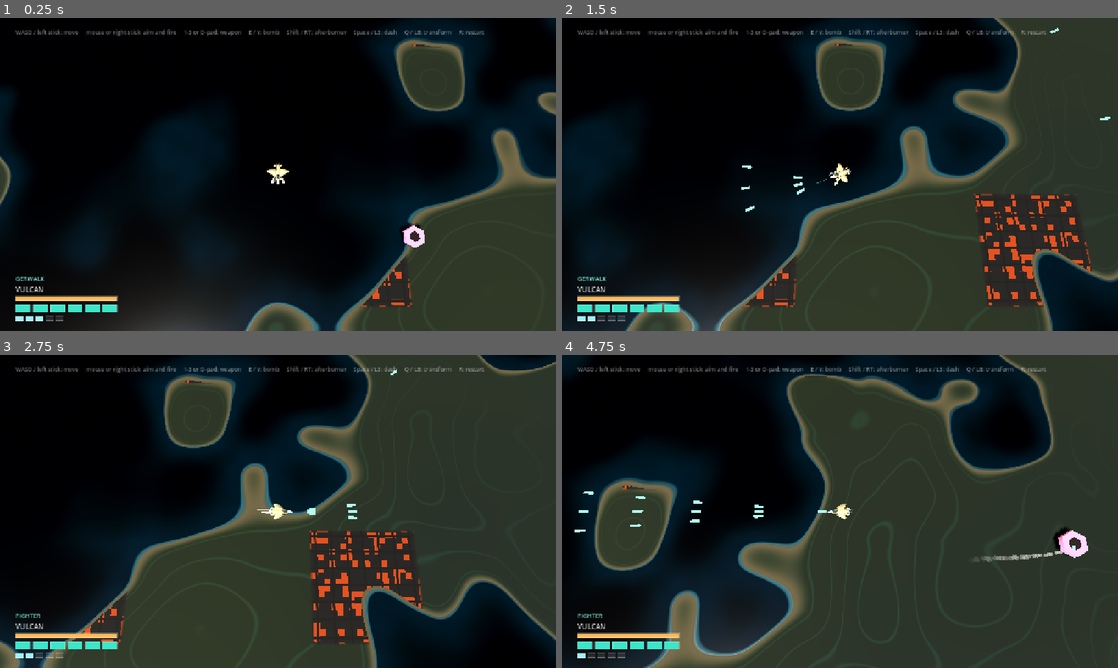
Above: before the commit, frames 1-4 (two rows, left to right).
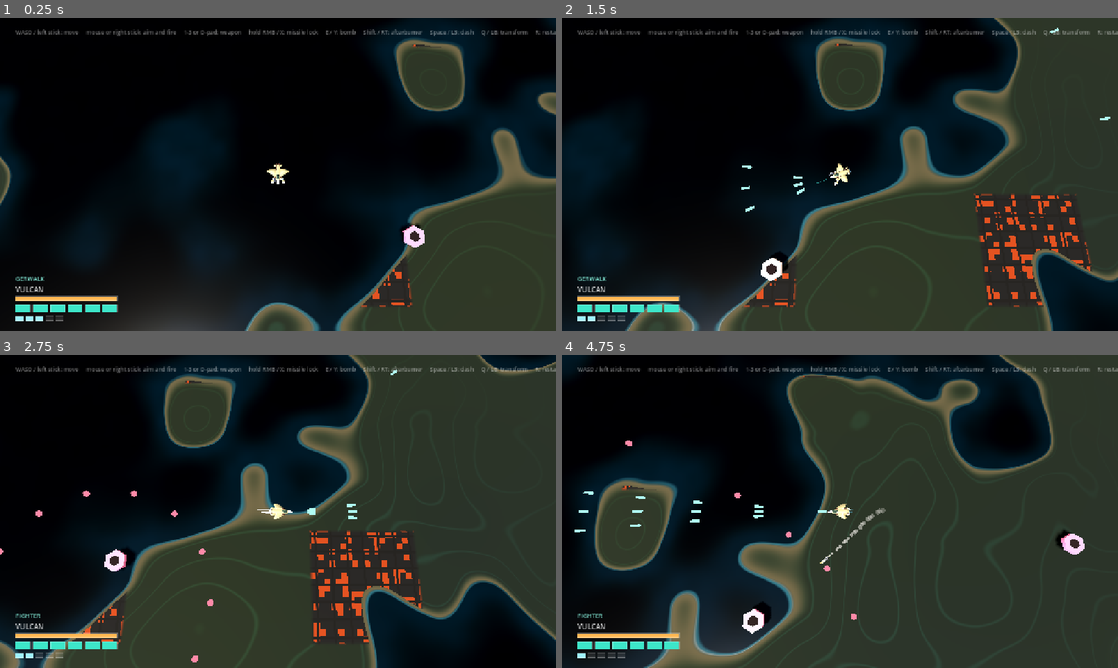
Above: after the commit, the same moments.

Repository: jlortegacares/gerwalk
Game: Godot game, scene res://levels/arena/arena.tscn
The game is run twice, just before and just after one commit, with the same random seed, the same clock (stepped at 60 frames per second) and the same inputs.
Inputs (mouse positions are in pixels of both pictures, inside the frame that each line leads up to):
- Up to frame 1 (0.25 s): no input
- Up to frame 2 (1.5 s): move the mouse to (962, 158) at 0.52 s; hold D (move_right) 0.53-1.25 s; tap E (bomb) at 0.6 s; click (962, 158) at 0.67 s; tap Space (dash) at 0.8 s; drag from (728, 190) to (812, 237) at 1.27 s
- Up to frame 3 (2.75 s): move the mouse to (333, 442) at 2.02 s; press the mouse at (333, 442) at 2.03 s; hold D (move_right) from 2.03 s (still down); tap Q (transform) at 2.3 s
- Up to frame 4 (4.75 s): release D (move_right) at 2.75 s; release the mouse at (895, 442) at 2.75 s; drag from (812, 574) to (673, 464) at 2.77 s; move the mouse to (1006, 558) at 3.52 s; hold A (move_left) 3.53-4.25 s; hold Right mouse button (missile, bound only after the commit) 3.53-4.25 s; click (1006, 558) at 3.67 s; tap E (bomb) at 3.8 s; tap R (restart) at 4.15 s; drag from (673, 464) to (756, 433) at 4.27 s

The runs differ from the first frame. In frame 1, 0.4% of the frame differs, in the area x 44-100%, y 3-6%; in frame 2, 0.7%; in frame 3, 0.8%; in frame 4, 1.4%, in the area x 11-100%, y 3-90%.

Commit message:
feat: turn the missile rack into a forward radar
Holding the missile button marks one enemy at a time inside a 55 degree
forward cone, up to six, and releasing fires one missile per mark. The old
automatic clock is gone: nothing launches without the button.

A 0.45 s salvo cooldown keeps tapping from beating held time, marks are
pruned when their target dies or leaves the cone, and every mark carries a
reticle so the hold is visible.

Diff:
--- a/combat/arsenal.gd
+++ b/combat/arsenal.gd
@@ -59,15 +59,25 @@
 const FIGHTER_SPEED_MULTIPLIER: float = 1.35
 const FIGHTER_VULCAN_SPREAD_DEGREES: float = 4.0
 
-## Missiles: automatic, one launch per interval, alternating wings. The launch
-## angle matters as much as the turn rate: a missile that leaves straight ahead
-## has no visible curve, and the curve is what sells the guidance.
-const MISSILE_INTERVAL: float = 1.6
+## Missiles: a forward radar and a salvo, not a clock. Holding the missile button
+## marks one enemy at a time inside the radar cone; releasing pays out one missile
+## per mark. The launch angle matters as much as the turn rate: a missile that
+## leaves straight ahead has no visible curve, and the curve is what sells the
+## guidance.
 const MISSILE_SPEED: float = 34.0
 const MISSILE_DAMAGE: int = 4
 const MISSILE_SIZE: Vector3 = Vector3(0.46, 0.38, 1.9)
 const MISSILE_TURN_RATE: float = 2.8
 const MISSILE_RANGE: float = 48.0
+## Half-angle of the forward radar around the aim. Wide enough to sweep a turning
+## fight, narrow enough that the lock is still a forward decision.
+const MISSILE_RADAR_CONE_DEGREES: float = 55.0
+## Held time per mark: six marks take just under a second of commitment.
+const MISSILE_LOCK_INTERVAL: float = 0.16
+const MISSILE_MAX_LOCKS: int = 6
+## After a salvo the rack is empty for a moment. This is what keeps mashing the
+## button from beating the hold: six taps would otherwise outrun six marks.
+const MISSILE_SALVO_COOLDOWN: float = 0.45
 const MISSILE_LAUNCH_AHEAD: float = 0.3
 const MISSILE_LAUNCH_SIDE: float = 0.9
 const MISSILE_LAUNCH_ANGLE_DEGREES: float = 14.0
--- /dev/null
+++ b/combat/lock_reticle.gd
@@ -0,0 +1,45 @@
+class_name LockReticle
+extends MeshInstance3D
+## World-space mark on an enemy the forward radar has locked.
+##
+## It is parented to the enemy on purpose: a mark dies with its target instead of
+## lingering over a dead unit, and it follows the turret while it moves. The ring
+## lies flat on the play plane above the body, which is what an angled camera
+## reads as a ring around the unit instead of a line through it.
+
+const RADIUS: float = 2.3
+const THICKNESS: float = 0.14
+const HEIGHT: float = 1.5
+const COLOR: Color = Color(1.0, 0.85, 0.45, 1.0)
+const PULSE_SPEED: float = 7.0
+const PULSE_DEPTH: float = 0.05
+
+var _age: float = 0.0
+
+
+func _ready() -> void:
+	add_to_group(&"lock_reticle")
+	position.y = HEIGHT
+
+	var torus: TorusMesh = TorusMesh.new()
+	torus.inner_radius = RADIUS - THICKNESS
+	torus.outer_radius = RADIUS
+	torus.rings = 12
+	torus.ring_segments = 24
+	mesh = torus
+
+	var material: StandardMaterial3D = StandardMaterial3D.new()
+	material.shading_mode = BaseMaterial3D.SHADING_MODE_UNSHADED
+	material.albedo_color = COLOR
+	material.emission_enabled = true
+	material.emission = COLOR
+	material.emission_energy_multiplier = 1.8
+	material_override = material
+
+	cast_shadow = GeometryInstance3D.SHADOW_CASTING_SETTING_OFF
+
+
+func _process(delta: float) -> void:
+	_age += delta
+	# The pulse is the difference between a live mark and a piece of scenery.
+	scale = Vector3.ONE * (1.0 + sin(_age * PULSE_SPEED) * PULSE_DEPTH)
--- a/common/global_event_bus.gd
+++ b/common/global_event_bus.gd
@@ -7,6 +7,7 @@
 signal player_weapon_changed(weapon_name: String)
 signal player_mode_changed(mode_name: String)
 signal player_bombs_changed(current: int, maximum: int)
+signal player_missile_locks_changed(current: int, maximum: int)
 signal player_died
 signal enemy_killed
 signal camera_shake_requested(strength: float)
--- a/entities/player/player.gd
+++ b/entities/player/player.gd
@@ -703,13 +703,19 @@
 	if Input.is_action_just_pressed(&"bomb") and _transform_time <= 0.0:
 		_weapons.fire_bomb(global_position)
 
+	# The missile rack is a hold, not a press: the button marks while it is down and
+	# pays out when it comes up. Transform takes the rack offline with everything
+	# else the ship fires.
+	var wants_missile: bool = Input.is_action_pressed(&"missile") and _transform_time <= 0.0
+
 	_weapons.tick(
 		delta,
 		global_position,
 		global_position + _aim_direction * MUZZLE_DISTANCE,
 		_aim_direction,
 		wants_fire,
-		_mode == Mode.FIGHTER
+		_mode == Mode.FIGHTER,
+		wants_missile
 	)
 
 
--- a/entities/player/weapon_system.gd
+++ b/entities/player/weapon_system.gd
@@ -14,7 +14,11 @@
 var _beam: Node3D
 
 var _missile_cooldown: float = 0.0
+var _missile_lock_timer: float = 0.0
 var _missiles_fired: int = 0
+## Enemies the forward radar currently holds, in the order they were marked. One
+## missile leaves per entry when the button comes up.
+var _locks: Array[Enemy] = []
 
 ## Fighter mode is a profile, not a different arsenal: the same three archetypes
 ## keep their identity and only lose the freedom to point anywhere but forward.
@@ -69,17 +73,17 @@
 	muzzle: Vector3,
 	direction: Vector3,
 	wants_fire: bool,
-	fighter: bool = false
+	fighter: bool = false,
+	wants_missile: bool = false
 ) -> void:
 	_fighter = fighter
 	_cooldown = maxf(_cooldown - delta, 0.0)
-	_missile_cooldown = maxf(_missile_cooldown - delta, 0.0)
 	# The beam is a fire-time visual: every frame it is not being drawn stays off,
 	# which covers switching weapons mid-burst without a special case.
 	_beam.visible = false
 	if not wants_fire:
 		_laser_tick = 0.0
-		_tick_missiles(origin, direction)
+		_tick_missiles(delta, origin, direction, wants_missile)
 		return
 
 	match _kind:
@@ -90,7 +94,7 @@
 		Arsenal.Kind.PLASMA:
 			_fire_plasma(muzzle, direction)
 
-	_tick_missiles(origin, direction)
+	_tick_missiles(delta, origin, direction, wants_missile)
 
 
 func _fire_vulcan(muzzle: Vector3, direction: Vector3) -> void:
@@ -183,13 +187,17 @@
 ## Nearest turret inside the cone, or null. A lock that ignored the cone would be
 ## an aimbot: the player must at least point the ship at the fight.
 func _nearest_enemy(
-	origin: Vector3, direction: Vector3, max_range: float, cone_degrees: float
+	origin: Vector3,
+	direction: Vector3,
+	max_range: float,
+	cone_degrees: float,
+	exclude: Array = []
 ) -> Node3D:
 	var best: Node3D = null
 	var best_distance: float = max_range
 	for node in get_tree().get_nodes_in_group(&"enemy"):
 		var enemy: Node3D = node as Node3D
-		if enemy == null:
+		if enemy == null or exclude.has(enemy):
 			continue
 		var to_enemy: Vector3 = enemy.global_position - origin
 		to_enemy.y = 0.0
@@ -231,25 +239,144 @@
 	)
 
 
-## Missiles are passive: they need no input, only a target in range. They launch
-## from alternating wings at an outward angle so the guidance curve is visible
-## from the first frame instead of looking like a straight shot.
-func _tick_missiles(origin: Vector3, direction: Vector3) -> void:
+## How many enemies the forward radar holds right now. The HUD reads it through
+## the bus and the smoke test asserts against it.
+func lock_count() -> int:
+	return _locks.size()
+
+
+func max_locks() -> int:
+	return Arsenal.MISSILE_MAX_LOCKS
+
+
+## The rack is a radar, not a clock. Holding the button marks one enemy per
+## MISSILE_LOCK_INTERVAL inside the forward cone; releasing pays out one missile
+## per mark. With the button up, nothing fires at all.
+##
+## The salvo cooldown is what makes the hold worth anything: without it, six taps
+## would arm and fire faster than six marks of held time.
+func _tick_missiles(
+	delta: float, origin: Vector3, direction: Vector3, wants_lock: bool
+) -> void:
+	_missile_cooldown = maxf(_missile_cooldown - delta, 0.0)
+	# A mark is only worth what the radar can still see, so the cone is re-checked
+	# every frame instead of only when the mark is made.
+	_prune_locks(origin, direction)
+
 	if _missile_cooldown > 0.0:
 		return
 
-	var target: Node3D = _nearest_enemy(origin, direction, Arsenal.MISSILE_RANGE, 180.0)
+	if not wants_lock:
+		_missile_lock_timer = 0.0
+		if not _locks.is_empty():
+			_fire_salvo(origin, direction)
+		return
+
+	if _locks.size() >= Arsenal.MISSILE_MAX_LOCKS:
+		_missile_lock_timer = 0.0
+		return
+
+	_missile_lock_timer += delta
+	while (
+		_missile_lock_timer >= Arsenal.MISSILE_LOCK_INTERVAL
+		and _locks.size() < Arsenal.MISSILE_MAX_LOCKS
+	):
+		_missile_lock_timer -= Arsenal.MISSILE_LOCK_INTERVAL
+		if not _mark_next(origin, direction):
+			_missile_lock_timer = 0.0
+			break
+
+	if _locks.size() >= Arsenal.MISSILE_MAX_LOCKS:
+		_missile_lock_timer = 0.0
+
+
+## Marks the nearest enemy inside the radar that is not marked yet. Held time buys
+## one mark per enemy, never two marks on the same target.
+func _mark_next(origin: Vector3, direction: Vector3) -> bool:
+	var target: Enemy = _nearest_enemy(
+		origin, direction, Arsenal.MISSILE_RANGE, Arsenal.MISSILE_RADAR_CONE_DEGREES, _locks
+	) as Enemy
 	if target == null:
-		return
-
-	_missile_cooldown = Arsenal.MISSILE_INTERVAL
+		return false
+
+	var reticle: LockReticle = target.get_node_or_null(^"LockReticle") as LockReticle
+	if reticle == null:
+		reticle = LockReticle.new()
+		reticle.name = "LockReticle"
+		target.add_child(reticle)
+
+	_locks.append(target)
+	GlobalEventBus.player_missile_locks_changed.emit(_locks.size(), Arsenal.MISSILE_MAX_LOCKS)
+	return true
+
+
+func _prune_locks(origin: Vector3, direction: Vector3) -> void:
+	if _locks.is_empty():
+		return
+
+	var lost: bool = false
+	for enemy in _locks.duplicate():
+		if _in_radar(enemy, origin, direction):
+			continue
+		_locks.erase(enemy)
+		_drop_reticle(enemy)
+		lost = true
+
+	if lost:
+		GlobalEventBus.player_missile_locks_changed.emit(_locks.size(), Arsenal.MISSILE_MAX_LOCKS)
+
+
+func _in_radar(enemy: Enemy, origin: Vector3, direction: Vector3) -> bool:
+	if not is_instance_valid(enemy):
+		return false
+	var to_enemy: Vector3 = enemy.global_position - origin
+	to_enemy.y = 0.0
+	var distance: float = to_enemy.length()
+	if distance < 0.01 or distance > Arsenal.MISSILE_RANGE:
+		return false
+	return rad_to_deg(direction.angle_to(to_enemy.normalized())) <= (
+		Arsenal.MISSILE_RADAR_CONE_DEGREES
+	)
+
+
+func _drop_reticle(enemy: Enemy) -> void:
+	if not is_instance_valid(enemy):
+		return
+	var reticle: Node = enemy.get_node_or_null(^"LockReticle")
+	if reticle != null:
+		reticle.queue_free()
+
+
+## One missile per mark, in marking order, each still guided to its own target.
+## The rack empties first: a launch ends the lock, it is not a checkpoint partway
+## through it.
+func _fire_salvo(origin: Vector3, direction: Vector3) -> void:
+	var marks: Array[Enemy] = _locks.duplicate()
+	_clear_locks()
+	_missile_lock_timer = 0.0
+	if marks.is_empty():
+		return
+
+	_missile_cooldown = Arsenal.MISSILE_SALVO_COOLDOWN
+	for index in marks.size():
+		var target: Enemy = marks[index]
+		if is_instance_valid(target):
+			_launch_missile(target, origin, direction, index)
+
+
+## Alternating wings and an outward angle, so the guidance curve is visible from
+## the first frame instead of looking like a straight shot. Same salvo, different
+## line: the marks only decide who each missile is chasing.
+func _launch_missile(
+	target: Enemy, origin: Vector3, direction: Vector3, index: int
+) -> void:
 	var side: float = 1.0 if _missiles_fired % 2 == 0 else -1.0
 	_missiles_fired += 1
 
 	var right: Vector3 = Vector3(-direction.z, 0.0, direction.x)
 	var launch: Vector3 = (
 		origin
-		+ direction * Arsenal.MISSILE_LAUNCH_AHEAD
+		+ direction * (Arsenal.MISSILE_LAUNCH_AHEAD + 0.06 * float(index))
 		+ right * Arsenal.MISSILE_LAUNCH_SIDE * side
 	)
 	var heading: Vector3 = direction.rotated(
@@ -269,6 +396,15 @@
 	)
 
 
+func _clear_locks() -> void:
+	for enemy in _locks:
+		_drop_reticle(enemy)
+	var had: bool = not _locks.is_empty()
+	_locks.clear()
+	if had:
+		GlobalEventBus.player_missile_locks_changed.emit(0, Arsenal.MISSILE_MAX_LOCKS)
+
+
 ## The bomb is the only weapon with a resource. It damages and cancels in the same
 ## frame, so what the player sees (the ring) and what happened (the clear) are one
 ## event and the ring can be pure presentation.
--- a/project.godot
+++ b/project.godot
@@ -132,6 +132,13 @@
 , Object(InputEventJoypadButton,"resource_local_to_scene":false,"resource_name":"","device":-1,"button_index":3,"pressure":0.0,"pressed":false,"script":null)
 ]
 }
+missile={
+"deadzone": 0.2,
+"events": [Object(InputEventMouseButton,"resource_local_to_scene":false,"resource_name":"","device":32,"window_id":0,"alt_pressed":false,"shift_pressed":false,"ctrl_pressed":false,"meta_pressed":false,"button_mask":0,"position":Vector2(0, 0),"global_position":Vector2(0, 0),"factor":1.0,"button_index":2,"canceled":false,"pressed":false,"double_click":false,"script":null)
+, Object(InputEventKey,"resource_local_to_scene":false,"resource_name":"","device":16,"window_id":0,"alt_pressed":false,"shift_pressed":false,"ctrl_pressed":false,"meta_pressed":false,"pressed":false,"keycode":0,"physical_keycode":70,"key_label":0,"unicode":0,"location":0,"echo":false,"script":null)
+, Object(InputEventJoypadButton,"resource_local_to_scene":false,"resource_name":"","device":-1,"button_index":2,"pressure":0.0,"pressed":false,"script":null)
+]
+}
 
 [rendering]
 
--- a/tests/smoke_test.gd
+++ b/tests/smoke_test.gd
@@ -864,39 +864,180 @@
 ## that one leaves while the trigger is up, and that it leaves guided.
 func _test_missiles(weapons: WeaponSystem) -> void:
 	weapons.select(Arsenal.Kind.VULCAN)
-	var aim: Vector3 = _aim()
-	# The twin-stick fires on the aim stick, so holding it would hide a passive
-	# weapon behind a manual one. Centre it first: anything that leaves now has
-	# to be the missile's own clock.
 	Input.action_release(&"aim_left")
-	await get_tree().physics_frame
-
-	var enemy: Enemy = _spawn_enemy(_player.global_position + aim * 20.0)
+	Input.action_release(&"missile")
+	# With the stick centred the aim is read live from the mouse, and it keeps
+	# drifting until the camera settles after the earlier weapon tests. Nothing is
+	# placed against the aim until it stops moving: a target spawned against a
+	# stale aim sits outside the radar and the lock looks broken.
+	_clear_projectiles()
+	_clear_enemies()
+	await _wait_frames(45)
+
+	await _test_missile_holds_fire(weapons)
+	await _test_missile_lock(weapons)
+	await _test_missile_multi_lock(weapons)
+	await _test_missile_radar_cone(weapons)
+	await _test_missile_cap(weapons)
+	await _test_missile_tap(weapons)
+
+	Input.action_release(&"missile")
+	_clear_projectiles()
+	_clear_enemies()
+	await get_tree().physics_frame
+
+
+## The rack is a radar, not a clock: a turret in range buys nothing on its own.
+func _test_missile_holds_fire(weapons: WeaponSystem) -> void:
+	var enemy: Enemy = _spawn_enemy(_player.global_position + _aim() * 20.0)
 	_check(enemy != null, "spawned a target for the missiles")
+	await _wait_frames(20)
+	_check(
+		_player_projectiles().is_empty(),
+		"a turret in range never launches a missile on its own"
+	)
+	_check(weapons.lock_count() == 0, "an idle rack holds no marks")
+
+
+## Holding marks, releasing pays out: one mark, one missile.
+func _test_missile_lock(weapons: WeaponSystem) -> void:
+	_clear_enemies()
+	await _wait_frames(2)
+	var enemy: Enemy = _spawn_enemy(_player.global_position + _aim() * 20.0)
+	_check(enemy != null, "spawned a turret ahead of the radar")
 	if enemy == null:
 		return
-
-	_clear_projectiles()
-	await get_tree().physics_frame
-
-	var launched: Projectile = null
-	for _i in 120:
-		await get_tree().physics_frame
-		var flight: Array[Projectile] = _player_projectiles()
-		if not flight.is_empty():
-			launched = flight[0]
-			break
-
-	_check(launched != null, "a missile launches without any fire input")
-	if launched != null:
-		_check(launched.get("_target") == enemy, "the missile locks the turret in range")
-		_check(float(launched.get("_turn_rate")) > 0.0, "the missile is guided")
-		await _test_missile_style(launched)
-		await _test_missile_trail(launched)
-
+	await _wait_frames(2)
+
+	Input.action_press(&"missile")
+	await _wait_frames(14)
+	_check(
+		weapons.lock_count() == 1,
+		"holding the button marks the turret in the radar (marks %d)" % weapons.lock_count()
+	)
+	_check(
+		not get_tree().get_nodes_in_group(&"lock_reticle").is_empty(),
+		"a marked turret carries a reticle"
+	)
+
+	Input.action_release(&"missile")
+	await _wait_frames(2)
+
+	var flight: Array[Projectile] = _player_projectiles()
+	_check(
+		flight.size() == 1,
+		"releasing the button pays out one missile per mark (got %d)" % flight.size()
+	)
+	_check(weapons.lock_count() == 0, "a salvo empties the rack")
+	_check(
+		get_tree().get_nodes_in_group(&"lock_reticle").is_empty(),
+		"the reticle leaves with the salvo"
+	)
+	if flight.is_empty():
+		return
+
+	var launched: Projectile = flight[0]
+	_check(launched.get("_target") == enemy, "the missile locks the turret in range")
+	_check(float(launched.get("_turn_rate")) > 0.0, "the missile is guided")
+	await _test_missile_style(launched)
+	await _test_missile_trail(launched)
+	_clear_projectiles()
+
+
+## Held time buys one mark per enemy: the same target is never marked twice, so a
+## long hold spreads the salvo instead of stacking it.
+func _test_missile_multi_lock(weapons: WeaponSystem) -> void:
+	var aim: Vector3 = _aim()
+	var marks: Array[Enemy] = []
+	for index in 3:
+		marks.append(_spawn_enemy(_player.global_position + aim * float(16 + index * 6)))
+	_check(marks.size() == 3, "spawned three turrets inside the radar")
+
+	Input.action_press(&"missile")
+	await _wait_frames(34)
+	_check(weapons.lock_count() == 3, "a hold marks one enemy at a time")
+
+	Input.action_release(&"missile")
+	await _wait_frames(2)
+
+	var flight: Array[Projectile] = _player_projectiles()
+	_check(flight.size() == 3, "one missile leaves per mark")
+
+	var targets: Array = []
+	for missile in flight:
+		targets.append(missile.get("_target"))
+	_check(_unique_count(targets) == targets.size(), "each missile chases its own mark")
+	_clear_projectiles()
+
+
+## The radar looks forward. A turret behind the nose stays invisible to it no
+## matter how close it is, and releasing there fires nothing.
+func _test_missile_radar_cone(weapons: WeaponSystem) -> void:
 	_clear_projectiles()
 	_clear_enemies()
-	await get_tree().physics_frame
+	await _wait_frames(30)
+
+	var aim: Vector3 = _aim()
+	var behind: Enemy = _spawn_enemy(_player.global_position - aim * 18.0)
+	_check(behind != null, "spawned a turret behind the nose")
+
+	Input.action_press(&"missile")
+	await _wait_frames(20)
+	_check(weapons.lock_count() == 0, "a turret behind the nose stays off the radar")
+	Input.action_release(&"missile")
+	await _wait_frames(2)
+	_check(_player_projectiles().is_empty(), "an empty radar releases nothing")
+
+
+## Six is the size of the rack, and the seventh turret is past the radar range on
+## purpose: neither the count nor the reach can be bought with more targets.
+func _test_missile_cap(weapons: WeaponSystem) -> void:
+	await _wait_frames(30)
+	var aim: Vector3 = _aim()
+	var targets: Array[Enemy] = []
+	for index in 7:
+		targets.append(_spawn_enemy(_player.global_position + aim * float(14 + index * 6)))
+	_check(targets.size() == 7, "spawned seven turrets around the radar edge")
+
+	Input.action_press(&"missile")
+	await _wait_frames(75)
+	_check(weapons.lock_count() == 6, "the rack holds at six marks")
+
+	Input.action_release(&"missile")
+	await _wait_frames(2)
+	_check(_player_projectiles().size() == 6, "six marks leave six missiles")
+	_clear_projectiles()
+
+
+## The cooldown is what makes the hold worth anything: a tap right after a salvo
+## has to lose to held time, or the whole mechanic is a worse way to fire.
+func _test_missile_tap(weapons: WeaponSystem) -> void:
+	Input.action_press(&"missile")
+	await _wait_frames(1)
+	Input.action_release(&"missile")
+	await _wait_frames(2)
+	_check(_player_projectiles().is_empty(), "a tap cannot skip the salvo cooldown")
+
+	await _wait_frames(30)
+	Input.action_press(&"missile")
+	await _wait_frames(12)
+	Input.action_release(&"missile")
+	await _wait_frames(2)
+	_check(_player_projectiles().size() == 1, "a quick tap pays out a single missile")
+	_clear_projectiles()
+
+
+func _wait_frames(count: int) -> void:
+	for _i in count:
+		await get_tree().physics_frame
+
+
+func _unique_count(values: Array) -> int:
+	var seen: Array = []
+	for value in values:
+		if not seen.has(value):
+			seen.append(value)
+	return seen.size()
 
 
 ## The shape is the weapon's identity on screen, so it is owned by the weapon style
--- a/ui/hud/hud.gd
+++ b/ui/hud/hud.gd
@@ -6,6 +6,7 @@
 @onready var _weapon_label: Label = %WeaponLabel
 @onready var _mode_label: Label = %ModeLabel
 @onready var _bomb_pips: Control = %BombPips
+@onready var _lock_label: Label = %LockLabel
 @onready var _game_over: Control = %GameOver
 
 var _game_over_visible: bool = false
@@ -18,6 +19,7 @@
 	GlobalEventBus.player_weapon_changed.connect(_on_player_weapon_changed)
 	GlobalEventBus.player_mode_changed.connect(_on_player_mode_changed)
 	GlobalEventBus.player_bombs_changed.connect(_on_player_bombs_changed)
+	GlobalEventBus.player_missile_locks_changed.connect(_on_player_missile_locks_changed)
 	GlobalEventBus.player_died.connect(_on_player_died)
 
 
@@ -49,6 +51,13 @@
 	_bomb_pips.set_bombs(current, maximum)
 
 
+## A hold that decides how many missiles leave cannot be invisible, so the count
+## sits above the weapon name while the rack is loaded.
+func _on_player_missile_locks_changed(current: int, maximum: int) -> void:
+	_lock_label.visible = current > 0
+	_lock_label.text = "LOCK %d / %d" % [current, maximum]
+
+
 func _on_player_died() -> void:
 	_game_over_visible = true
 	_game_over.visible = true
--- a/ui/hud/hud.tscn
+++ b/ui/hud/hud.tscn
@@ -73,6 +73,22 @@
 theme_override_font_sizes/font_size = 14
 text = "GERWALK"
 
+[node name="LockLabel" type="Label" parent="HudRoot"]
+unique_name_in_owner = true
+visible = false
+layout_mode = 1
+anchor_top = 1.0
+anchor_bottom = 1.0
+offset_left = 36.0
+offset_top = -154.0
+offset_right = 360.0
+offset_bottom = -132.0
+grow_vertical = 0
+mouse_filter = 2
+theme_override_colors/font_color = Color(1, 0.85, 0.45, 0.95)
+theme_override_font_sizes/font_size = 14
+text = "LOCK 0 / 6"
+
 [node name="BombPips" type="Control" parent="HudRoot"]
 unique_name_in_owner = true
 layout_mode = 1
@@ -94,7 +110,7 @@
 offset_bottom = 48.0
 theme_override_colors/font_color = Color(1, 1, 1, 0.45)
 theme_override_font_sizes/font_size = 13
-text = "WASD / left stick: move     mouse or right stick: aim and fire     1-3 or D-pad: weapon     E / Y: bomb     Shift / RT: afterburner     Space / L3: dash     Q / LB: transform     R: restart"
+text = "WASD / left stick: move     mouse or right stick: aim and fire     1-3 or D-pad: weapon     hold RMB / X: missile lock     E / Y: bomb     Shift / RT: afterburner     Space / L3: dash     Q / LB: transform     R: restart"
 
 [node name="GameOver" type="Control" parent="HudRoot"]
 unique_name_in_owner = true
Not shown, added: combat/lock_reticle.gd.uid
